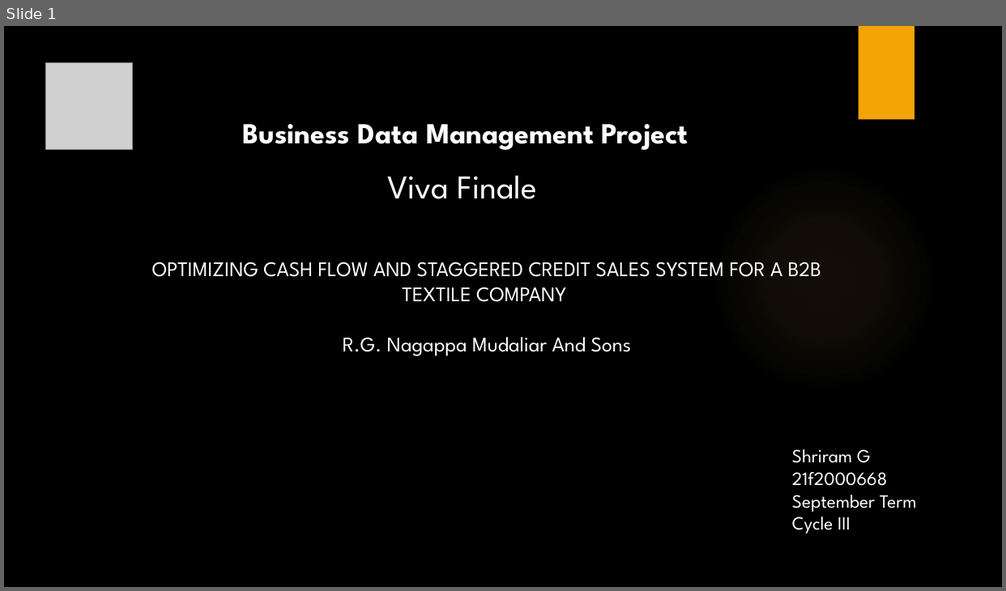
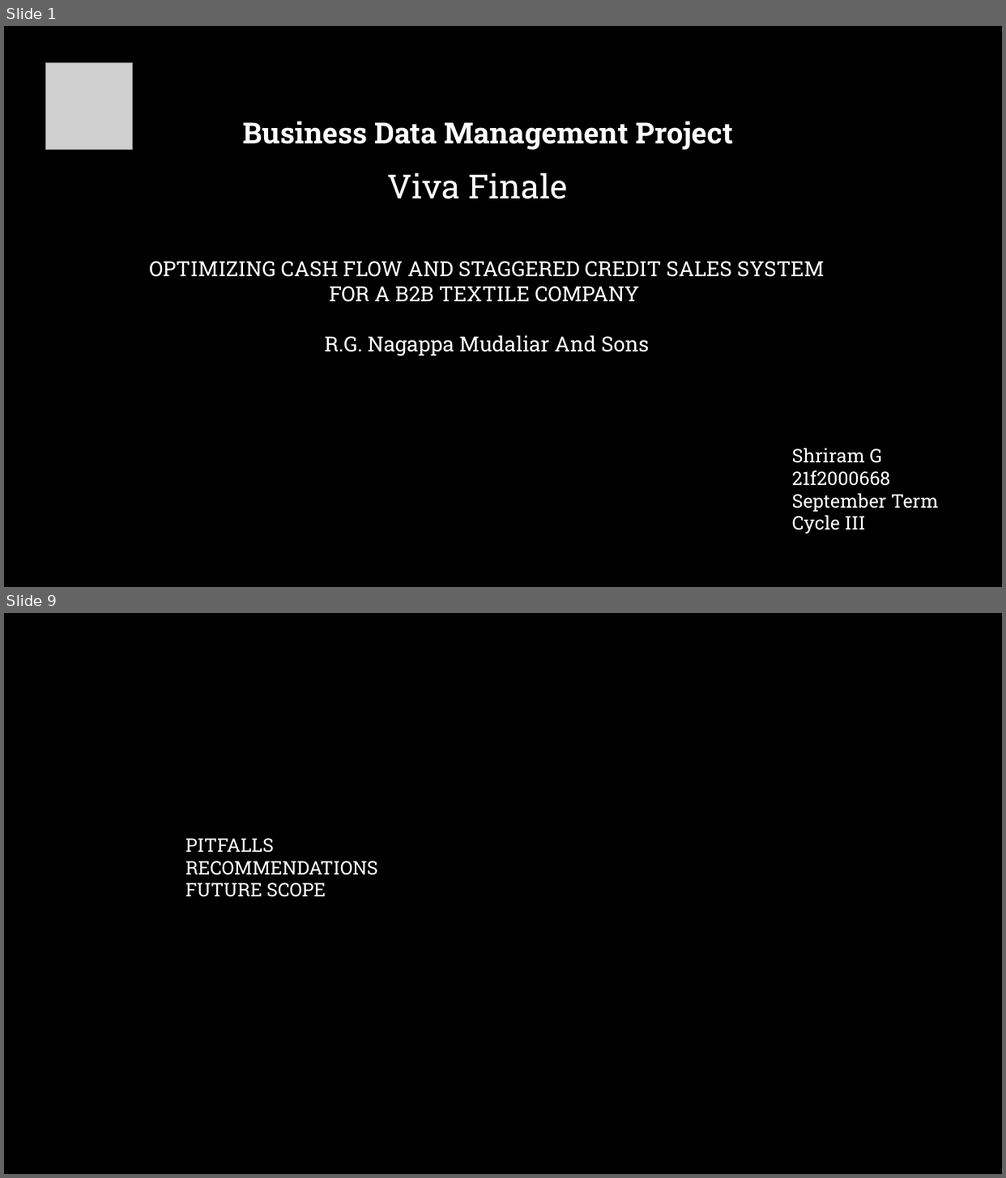
Before and after one commit to Shriram-Gunasekar/BDM, a slide deck: Reports/Viva/VivaPresentation.pptx. Shown one above the other, each under a label of ours: slide 1 before the commit, slides 1 and 9 after it; the slides between them are not shown. The pictures are 1006x591 and 1006x1178 pixels, drawn with LibreOffice and Linux fonts; fonts in the diff are those of the drawing; grey boxes stand for pictures; background and template pictures are left out. Boxes give left, top, right and bottom in pixels: in the first picture for what was removed or moved away, otherwise in the second. Text is boxed around its words. In the diff, an @@ line names an element or a change of style, - is before the commit and + after.

Commit message:
Viva Akhil

```diff
--- a/Reports/Viva/VivaPresentation.pptx
+++ b/Reports/Viva/VivaPresentation.pptx
@@ slide 9 added at [4,613,1002,1174], background picture (left out) @@
@@ text added at [185,838,378,897], 18 pt, text #FFFFFF @@
+PITFALLS
+RECOMMENDATIONS
+FUTURE SCOPE
@@ slide 1 changed as well @@
@@ rectangle removed at [859,26,914,120] @@
@@ ellipse removed at [709,163,939,394] @@
@@ font League Spartan to Roboto Slab in 4 elements at [243,121,733,150], [387,173,567,199], [792,448,939,534], [149,261,824,356] @@
```
Also in this commit, not shown: 1 other slide changed, 7 other slides added, 11 other files.
